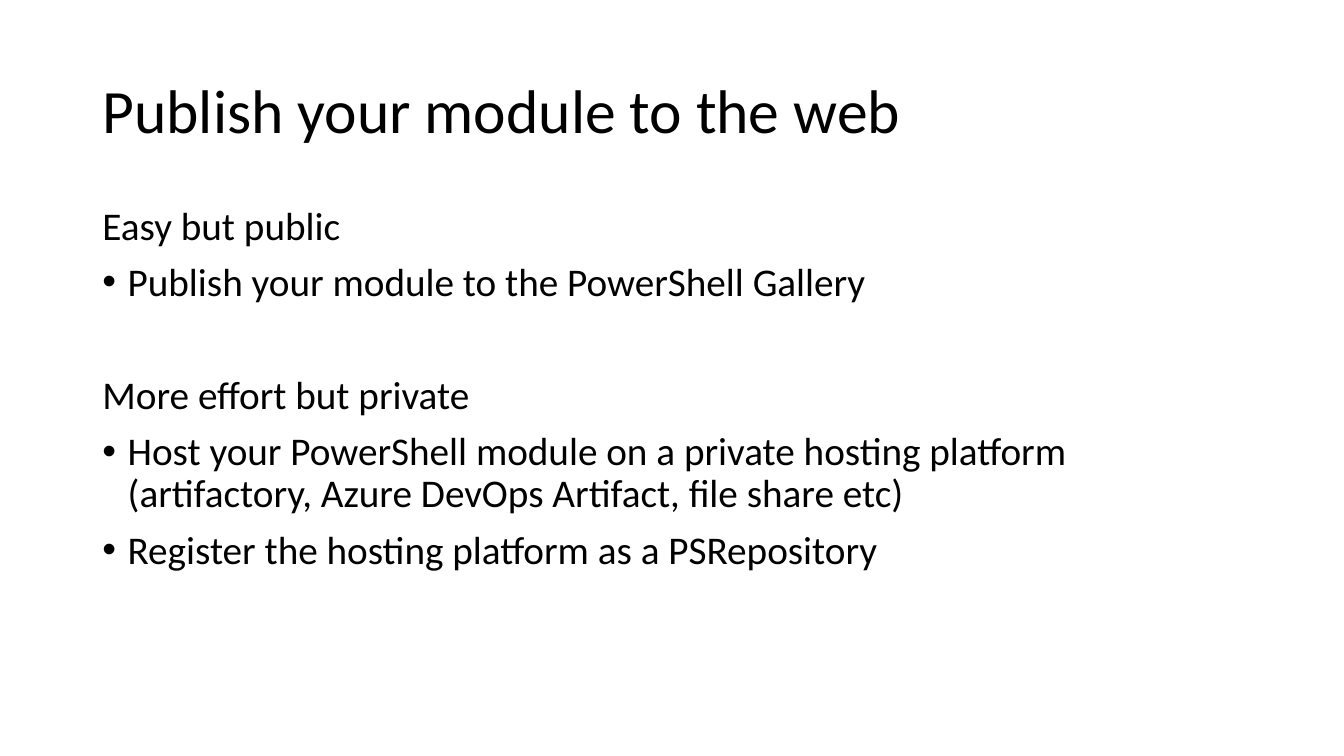
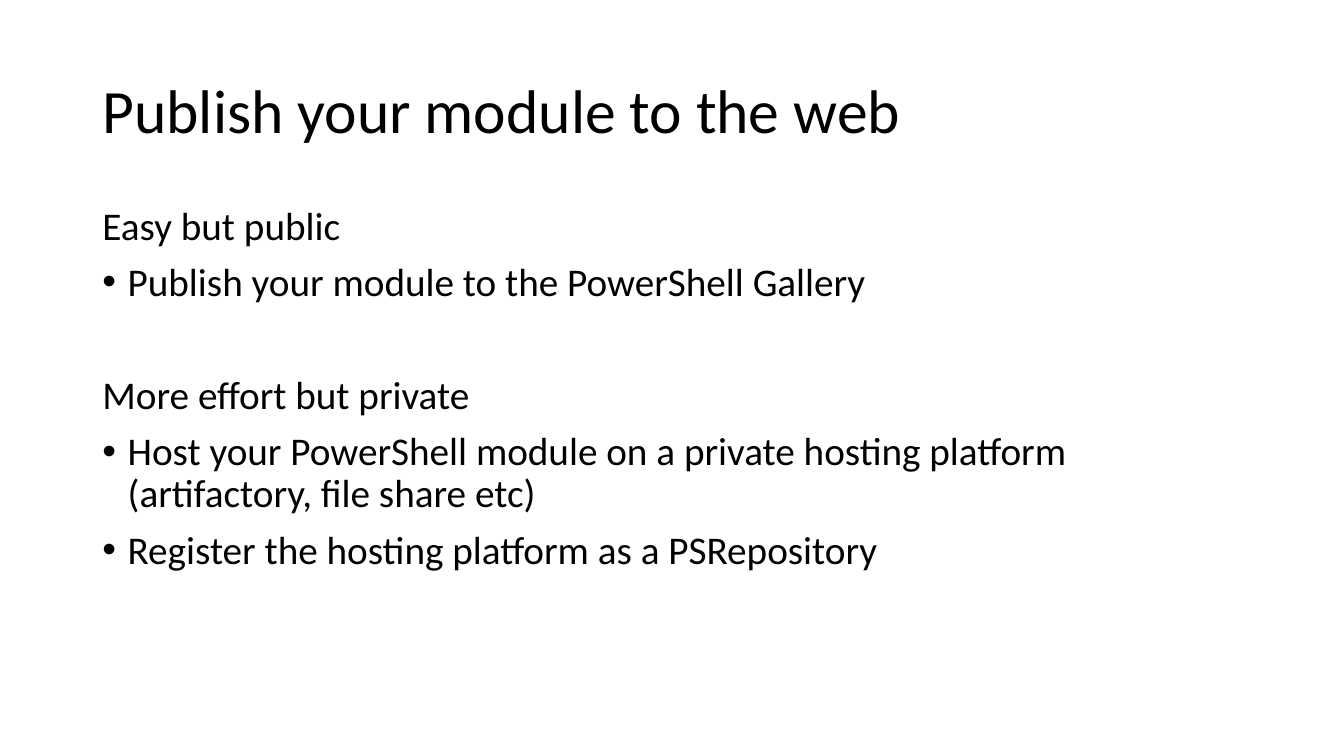
Before and after one commit to LowerKees/pwsh-modules, a slide deck: slide 7 of creating-powershell-modules.pptx. Drawn at 1344x756 pixels with LibreOffice and Linux fonts; fonts in the diff are those of the drawing. Boxes give left, top, right and bottom in pixels: in the first picture for what was removed or moved away, otherwise in the second. Text is boxed around its words. In the diff, an @@ line names an element or a change of style, - is before the commit and + after.

Commit message:
Added summary to the PowerPoint presentation

```diff
--- a/creating-powershell-modules.pptx
+++ b/creating-powershell-modules.pptx
@@ text at (128, 437, 1066, 514): text changed @@
-• Host your PowerShell module on a private hosting platform (artifactory, Azure DevOps Artifact, file share etc)
+• Host your PowerShell module on a private hosting platform (artifactory, file share etc)
```
Also in this commit, not shown: 1 slide added.
